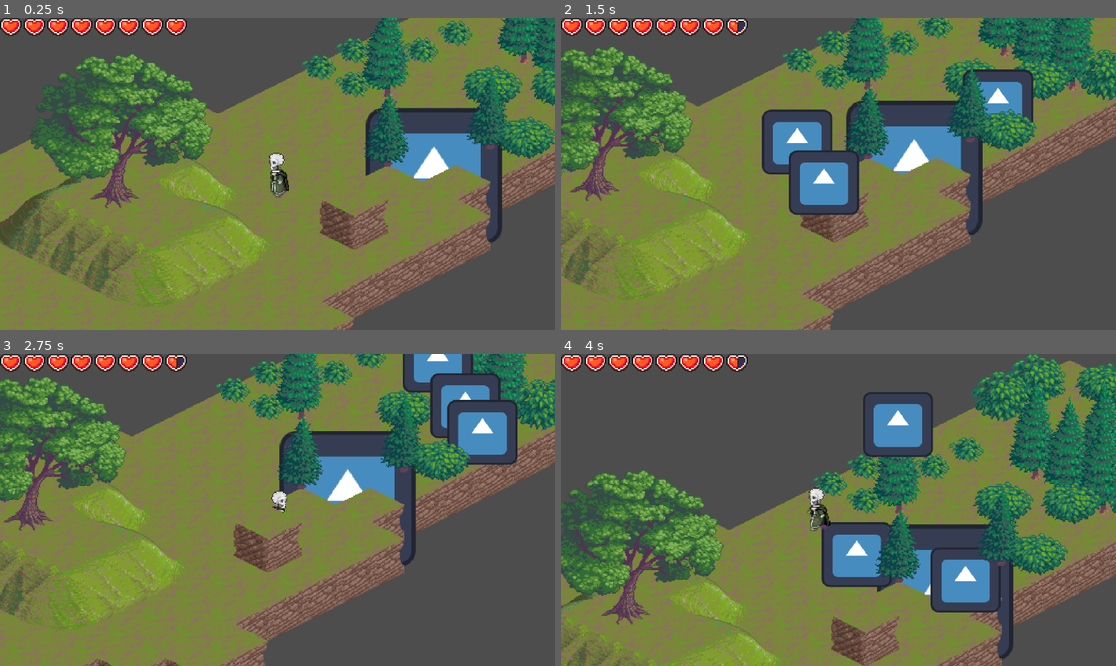
Above: before the commit, frames 1-4 (two rows, left to right).
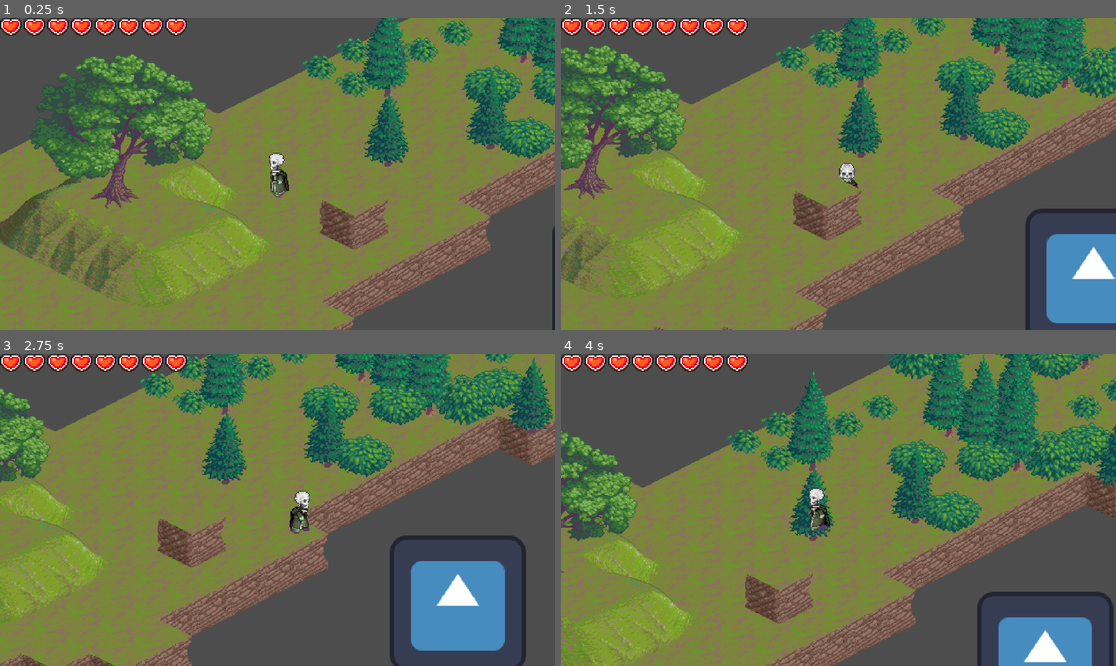
Above: after the commit, the same moments.

Repository: XMNNguyen/ECS179
Game: Godot game, scene res://Scenes/world.tscn
The game is run twice, just before and just after one commit, with the same random seed, the same clock (stepped at 60 frames per second) and the same inputs. The engine's default icon, where the game draws it, is replaced by a stand-in: a white triangle on a blue panel in a dark square.
Inputs:
- Up to frame 1 (0.25 s): no input
- Up to frame 2 (1.5 s): tap Enter at 0.5 s; hold D (right) 0.53-1.28 s; hold S (down) from 1.28 s (still down)
- Up to frame 3 (2.75 s): release S (down) at 2.03 s; hold D (right) from 2.03 s (still down)
- Up to frame 4 (4 s): release D (right) at 2.78 s; hold W (up) 2.78-3.53 s; hold A (left) from 3.53 s (still down)

The runs differ from the first frame. In frame 1, 4.1% of the frame differs, in the area x 65-100%, y 28-100%; in frame 2, 41%; in frame 3, 60%; in frame 4, 66%, in the area x 0-100%, y 0-100%.

Commit message:
made chicken animations

Diff:
--- /dev/null
+++ b/ecs179_project/Scenes/Enemies/chicken.tscn
@@ -0,0 +1,758 @@
+[gd_scene load_steps=48 format=3 uid="uid://ciu4wphr5ctmd"]
+
+[ext_resource type="Texture2D" uid="uid://cmjbt3c6m7amd" path="res://Assets/chicken.png" id="1_x0flm"]
+
+[sub_resource type="AtlasTexture" id="AtlasTexture_wt7bh"]
+atlas = ExtResource("1_x0flm")
+region = Rect2(0, 0, 32, 32)
+
+[sub_resource type="AtlasTexture" id="AtlasTexture_ep3k2"]
+atlas = ExtResource("1_x0flm")
+region = Rect2(32, 0, 32, 32)
+
+[sub_resource type="AtlasTexture" id="AtlasTexture_1uftc"]
+atlas = ExtResource("1_x0flm")
+region = Rect2(64, 0, 32, 32)
+
+[sub_resource type="AtlasTexture" id="AtlasTexture_6reqv"]
+atlas = ExtResource("1_x0flm")
+region = Rect2(0, 32, 32, 32)
+
+[sub_resource type="AtlasTexture" id="AtlasTexture_etneh"]
+atlas = ExtResource("1_x0flm")
+region = Rect2(32, 32, 32, 32)
+
+[sub_resource type="AtlasTexture" id="AtlasTexture_uix0v"]
+atlas = ExtResource("1_x0flm")
+region = Rect2(64, 32, 32, 32)
+
+[sub_resource type="AtlasTexture" id="AtlasTexture_x06x8"]
+atlas = ExtResource("1_x0flm")
+region = Rect2(0, 64, 32, 32)
+
+[sub_resource type="AtlasTexture" id="AtlasTexture_bjup6"]
+atlas = ExtResource("1_x0flm")
+region = Rect2(32, 64, 32, 32)
+
+[sub_resource type="AtlasTexture" id="AtlasTexture_raibw"]
+atlas = ExtResource("1_x0flm")
+region = Rect2(64, 64, 32, 32)
+
+[sub_resource type="AtlasTexture" id="AtlasTexture_a48sk"]
+atlas = ExtResource("1_x0flm")
+region = Rect2(0, 96, 32, 32)
+
+[sub_resource type="AtlasTexture" id="AtlasTexture_cxrtv"]
+atlas = ExtResource("1_x0flm")
+region = Rect2(32, 96, 32, 32)
+
+[sub_resource type="AtlasTexture" id="AtlasTexture_nlg83"]
+atlas = ExtResource("1_x0flm")
+region = Rect2(64, 96, 32, 32)
+
+[sub_resource type="AtlasTexture" id="AtlasTexture_ycq67"]
+atlas = ExtResource("1_x0flm")
+region = Rect2(32, 0, 32, 32)
+
+[sub_resource type="AtlasTexture" id="AtlasTexture_gmgdb"]
+atlas = ExtResource("1_x0flm")
+region = Rect2(32, 32, 32, 32)
+
+[sub_resource type="AtlasTexture" id="AtlasTexture_shoes"]
+atlas = ExtResource("1_x0flm")
+region = Rect2(32, 64, 32, 32)
+
+[sub_resource type="AtlasTexture" id="AtlasTexture_skm8q"]
+atlas = ExtResource("1_x0flm")
+region = Rect2(32, 96, 32, 32)
+
+[sub_resource type="AtlasTexture" id="AtlasTexture_5me8e"]
+atlas = ExtResource("1_x0flm")
+region = Rect2(0, 0, 32, 32)
+
+[sub_resource type="AtlasTexture" id="AtlasTexture_084kg"]
+atlas = ExtResource("1_x0flm")
+region = Rect2(32, 0, 32, 32)
+
+[sub_resource type="AtlasTexture" id="AtlasTexture_sosw7"]
+atlas = ExtResource("1_x0flm")
+region = Rect2(64, 0, 32, 32)
+
+[sub_resource type="AtlasTexture" id="AtlasTexture_xm6ve"]
+atlas = ExtResource("1_x0flm")
+region = Rect2(0, 32, 32, 32)
+
+[sub_resource type="AtlasTexture" id="AtlasTexture_irtlj"]
+atlas = ExtResource("1_x0flm")
+region = Rect2(32, 32, 32, 32)
+
+[sub_resource type="AtlasTexture" id="AtlasTexture_gut3d"]
+atlas = ExtResource("1_x0flm")
+region = Rect2(64, 32, 32, 32)
+
+[sub_resource type="AtlasTexture" id="AtlasTexture_dcavs"]
+atlas = ExtResource("1_x0flm")
+region = Rect2(0, 64, 32, 32)
+
+[sub_resource type="AtlasTexture" id="AtlasTexture_qas4f"]
+atlas = ExtResource("1_x0flm")
+region = Rect2(32, 64, 32, 32)
+
+[sub_resource type="AtlasTexture" id="AtlasTexture_53coc"]
+atlas = ExtResource("1_x0flm")
+region = Rect2(64, 64, 32, 32)
+
+[sub_resource type="AtlasTexture" id="AtlasTexture_53ncj"]
+atlas = ExtResource("1_x0flm")
+region = Rect2(0, 96, 32, 32)
+
+[sub_resource type="AtlasTexture" id="AtlasTexture_a12xl"]
+atlas = ExtResource("1_x0flm")
+region = Rect2(32, 96, 32, 32)
+
+[sub_resource type="AtlasTexture" id="AtlasTexture_f11e4"]
+atlas = ExtResource("1_x0flm")
+region = Rect2(64, 96, 32, 32)
+
+[sub_resource type="SpriteFrames" id="SpriteFrames_v8778"]
+animations = [{
+"frames": [{
+"duration": 1.0,
+"texture": SubResource("AtlasTexture_wt7bh")
+}, {
+"duration": 1.0,
+"texture": SubResource("AtlasTexture_ep3k2")
+}, {
+"duration": 1.0,
+"texture": SubResource("AtlasTexture_1uftc")
+}, {
+"duration": 1.0,
+"texture": SubResource("AtlasTexture_6reqv")
+}, {
+"duration": 1.0,
+"texture": SubResource("AtlasTexture_etneh")
+}, {
+"duration": 1.0,
+"texture": SubResource("AtlasTexture_uix0v")
+}, {
+"duration": 1.0,
+"texture": SubResource("AtlasTexture_x06x8")
+}, {
+"duration": 1.0,
+"texture": SubResource("AtlasTexture_bjup6")
+}, {
+"duration": 1.0,
+"texture": SubResource("AtlasTexture_raibw")
+}, {
+"duration": 1.0,
+"texture": SubResource("AtlasTexture_a48sk")
+}, {
+"duration": 1.0,
+"texture": SubResource("AtlasTexture_cxrtv")
+}, {
+"duration": 1.0,
+"texture": SubResource("AtlasTexture_nlg83")
+}],
+"loop": true,
+"name": &"attack",
+"speed": 5.0
+}, {
+"frames": [{
+"duration": 1.0,
+"texture": SubResource("AtlasTexture_ycq67")
+}, {
+"duration": 1.0,
+"texture": SubResource("AtlasTexture_gmgdb")
+}, {
+"duration": 1.0,
+"texture": SubResource("AtlasTexture_shoes")
+}, {
+"duration": 1.0,
+"texture": SubResource("AtlasTexture_skm8q")
+}],
+"loop": true,
+"name": &"idle",
+"speed": 5.0
+}, {
+"frames": [{
+"duration": 1.0,
+"texture": SubResource("AtlasTexture_5me8e")
+}, {
+"duration": 1.0,
+"texture": SubResource("AtlasTexture_084kg")
+}, {
+"duration": 1.0,
+"texture": SubResource("AtlasTexture_sosw7")
+}, {
+"duration": 1.0,
+"texture": SubResource("AtlasTexture_xm6ve")
+}, {
+"duration": 1.0,
+"texture": SubResource("AtlasTexture_irtlj")
+}, {
+"duration": 1.0,
+"texture": SubResource("AtlasTexture_gut3d")
+}, {
+"duration": 1.0,
+"texture": SubResource("AtlasTexture_dcavs")
+}, {
+"duration": 1.0,
+"texture": SubResource("AtlasTexture_qas4f")
+}, {
+"duration": 1.0,
+"texture": SubResource("AtlasTexture_53coc")
+}, {
+"duration": 1.0,
+"texture": SubResource("AtlasTexture_53ncj")
+}, {
+"duration": 1.0,
+"texture": SubResource("AtlasTexture_a12xl")
+}, {
+"duration": 1.0,
+"texture": SubResource("AtlasTexture_f11e4")
+}],
+"loop": true,
+"name": &"move",
+"speed": 5.0
+}]
+
+[sub_resource type="Animation" id="Animation_6gmrj"]
+resource_name = "move_up"
+loop_mode = 1
+tracks/0/type = "value"
+tracks/0/imported = false
+tracks/0/enabled = true
+tracks/0/path = NodePath("AnimatedSprite2D:animation")
+tracks/0/interp = 1
+tracks/0/loop_wrap = true
+tracks/0/keys = {
+"times": PackedFloat32Array(0),
+"transitions": PackedFloat32Array(1),
+"update": 1,
+"values": [&"move"]
+}
+tracks/1/type = "value"
+tracks/1/imported = false
+tracks/1/enabled = true
+tracks/1/path = NodePath("AnimatedSprite2D:frame")
+tracks/1/interp = 1
+tracks/1/loop_wrap = true
+tracks/1/keys = {
+"times": PackedFloat32Array(0, 0.266667, 0.533333, 0.8),
+"transitions": PackedFloat32Array(1, 1, 1, 1),
+"update": 1,
+"values": [0, 1, 2, 1]
+}
+
+[sub_resource type="Animation" id="Animation_ptvrh"]
+length = 0.001
+tracks/0/type = "value"
+tracks/0/imported = false
+tracks/0/enabled = true
+tracks/0/path = NodePath("AnimatedSprite2D:animation")
+tracks/0/interp = 1
+tracks/0/loop_wrap = true
+tracks/0/keys = {
+"times": PackedFloat32Array(0),
+"transitions": PackedFloat32Array(1),
+"update": 1,
+"values": [&"idle"]
+}
+tracks/1/type = "value"
+tracks/1/imported = false
+tracks/1/enabled = true
+tracks/1/path = NodePath("AnimatedSprite2D:frame")
+tracks/1/interp = 1
+tracks/1/loop_wrap = true
+tracks/1/keys = {
+"times": PackedFloat32Array(0),
+"transitions": PackedFloat32Array(1),
+"update": 1,
+"values": [0]
+}
+tracks/2/type = "value"
+tracks/2/imported = false
+tracks/2/enabled = true
+tracks/2/path = NodePath("Hitbox/CollisionShape2D:disabled")
+tracks/2/interp = 1
+tracks/2/loop_wrap = true
+tracks/2/keys = {
+"times": PackedFloat32Array(0),
+"transitions": PackedFloat32Array(1),
+"update": 1,
+"values": [true]
+}
+tracks/3/type = "value"
+tracks/3/imported = false
+tracks/3/enabled = true
+tracks/3/path = NodePath("Hitbox/CollisionShape2D:position")
+tracks/3/interp = 1
+tracks/3/loop_wrap = true
+tracks/3/keys = {
+"times": PackedFloat32Array(0),
+"transitions": PackedFloat32Array(1),
+"update": 0,
+"values": [Vector2(16, -3)]
+}
+
+[sub_resource type="Animation" id="Animation_ccal7"]
+resource_name = "move_down"
+loop_mode = 1
+tracks/0/type = "value"
+tracks/0/imported = false
+tracks/0/enabled = true
+tracks/0/path = NodePath("AnimatedSprite2D:animation")
+tracks/0/interp = 1
+tracks/0/loop_wrap = true
+tracks/0/keys = {
+"times": PackedFloat32Array(0),
+"transitions": PackedFloat32Array(1),
+"update": 1,
+"values": [&"move"]
+}
+tracks/1/type = "value"
+tracks/1/imported = false
+tracks/1/enabled = true
+tracks/1/path = NodePath("AnimatedSprite2D:frame")
+tracks/1/interp = 1
+tracks/1/loop_wrap = true
+tracks/1/keys = {
+"times": PackedFloat32Array(0, 0.266667, 0.533333, 0.8),
+"transitions": PackedFloat32Array(1, 1, 1, 1),
+"update": 1,
+"values": [6, 7, 8, 7]
+}
+
+[sub_resource type="Animation" id="Animation_lrvjq"]
+resource_name = "move_right"
+loop_mode = 1
+tracks/0/type = "value"
+tracks/0/imported = false
+tracks/0/enabled = true
+tracks/0/path = NodePath("AnimatedSprite2D:animation")
+tracks/0/interp = 1
+tracks/0/loop_wrap = true
+tracks/0/keys = {
+"times": PackedFloat32Array(0),
+"transitions": PackedFloat32Array(1),
+"update": 1,
+"values": [&"move"]
+}
+tracks/1/type = "value"
+tracks/1/imported = false
+tracks/1/enabled = true
+tracks/1/path = NodePath("AnimatedSprite2D:frame")
+tracks/1/interp = 1
+tracks/1/loop_wrap = true
+tracks/1/keys = {
+"times": PackedFloat32Array(0, 0.266667, 0.533333, 0.8),
+"transitions": PackedFloat32Array(1, 1, 1, 1),
+"update": 1,
+"values": [3, 4, 5, 4]
+}
+
+[sub_resource type="Animation" id="Animation_jtytr"]
+resource_name = "move_left"
+loop_mode = 1
+tracks/0/type = "value"
+tracks/0/imported = false
+tracks/0/enabled = true
+tracks/0/path = NodePath("AnimatedSprite2D:animation")
+tracks/0/interp = 1
+tracks/0/loop_wrap = true
+tracks/0/keys = {
+"times": PackedFloat32Array(0),
+"transitions": PackedFloat32Array(1),
+"update": 1,
+"values": [&"move"]
+}
+tracks/1/type = "value"
+tracks/1/imported = false
+tracks/1/enabled = true
+tracks/1/path = NodePath("AnimatedSprite2D:frame")
+tracks/1/interp = 1
+tracks/1/loop_wrap = true
+tracks/1/keys = {
+"times": PackedFloat32Array(0, 0.266667, 0.533333, 0.8),
+"transitions": PackedFloat32Array(1, 1, 1, 1),
+"update": 1,
+"values": [9, 10, 11, 10]
+}
+
+[sub_resource type="Animation" id="Animation_2upa0"]
+resource_name = "idle_up"
+length = 0.2
+tracks/0/type = "value"
+tracks/0/imported = false
+tracks/0/enabled = true
+tracks/0/path = NodePath("AnimatedSprite2D:animation")
+tracks/0/interp = 1
+tracks/0/loop_wrap = true
+tracks/0/keys = {
+"times": PackedFloat32Array(0),
+"transitions": PackedFloat32Array(1),
+"update": 1,
+"values": [&"idle"]
+}
+tracks/1/type = "value"
+tracks/1/imported = false
+tracks/1/enabled = true
+tracks/1/path = NodePath("AnimatedSprite2D:frame")
+tracks/1/interp = 1
+tracks/1/loop_wrap = true
+tracks/1/keys = {
+"times": PackedFloat32Array(0),
+"transitions": PackedFloat32Array(1),
+"update": 1,
+"values": [0]
+}
+
+[sub_resource type="Animation" id="Animation_pewjh"]
+resource_name = "idle_right"
+length = 0.2
+tracks/0/type = "value"
+tracks/0/imported = false
+tracks/0/enabled = true
+tracks/0/path = NodePath("AnimatedSprite2D:animation")
+tracks/0/interp = 1
+tracks/0/loop_wrap = true
+tracks/0/keys = {
+"times": PackedFloat32Array(0),
+"transitions": PackedFloat32Array(1),
+"update": 1,
+"values": [&"idle"]
+}
+tracks/1/type = "value"
+tracks/1/imported = false
+tracks/1/enabled = true
+tracks/1/path = NodePath("AnimatedSprite2D:frame")
+tracks/1/interp = 1
+tracks/1/loop_wrap = true
+tracks/1/keys = {
+"times": PackedFloat32Array(0),
+"transitions": PackedFloat32Array(1),
+"update": 1,
+"values": [1]
+}
+
+[sub_resource type="Animation" id="Animation_d3jf0"]
+resource_name = "idle_down"
+length = 0.2
+tracks/0/type = "value"
+tracks/0/imported = false
+tracks/0/enabled = true
+tracks/0/path = NodePath("AnimatedSprite2D:animation")
+tracks/0/interp = 1
+tracks/0/loop_wrap = true
+tracks/0/keys = {
+"times": PackedFloat32Array(0),
+"transitions": PackedFloat32Array(1),
+"update": 1,
+"values": [&"idle"]
+}
+tracks/1/type = "value"
+tracks/1/imported = false
+tracks/1/enabled = true
+tracks/1/path = NodePath("AnimatedSprite2D:frame")
+tracks/1/interp = 1
+tracks/1/loop_wrap = true
+tracks/1/keys = {
+"times": PackedFloat32Array(0),
+"transitions": PackedFloat32Array(1),
+"update": 1,
+"values": [2]
+}
+
+[sub_resource type="Animation" id="Animation_f05cy"]
+resource_name = "idle_left"
+length = 0.2
+tracks/0/type = "value"
+tracks/0/imported = false
+tracks/0/enabled = true
+tracks/0/path = NodePath("AnimatedSprite2D:animation")
+tracks/0/interp = 1
+tracks/0/loop_wrap = true
+tracks/0/keys = {
+"times": PackedFloat32Array(0),
+"transitions": PackedFloat32Array(1),
+"update": 1,
+"values": [&"idle"]
+}
+tracks/1/type = "value"
+tracks/1/imported = false
+tracks/1/enabled = true
+tracks/1/path = NodePath("AnimatedSprite2D:frame")
+tracks/1/interp = 1
+tracks/1/loop_wrap = true
+tracks/1/keys = {
+"times": PackedFloat32Array(0),
+"transitions": PackedFloat32Array(1),
+"update": 1,
+"values": [3]
+}
+
+[sub_resource type="Animation" id="Animation_et3pb"]
+resource_name = "peck_up"
+length = 1.4
+tracks/0/type = "value"
+tracks/0/imported = false
+tracks/0/enabled = true
+tracks/0/path = NodePath("AnimatedSprite2D:animation")
+tracks/0/interp = 1
+tracks/0/loop_wrap = true
+tracks/0/keys = {
+"times": PackedFloat32Array(0),
+"transitions": PackedFloat32Array(1),
+"update": 1,
+"values": [&"attack"]
+}
+tracks/1/type = "value"
+tracks/1/imported = false
+tracks/1/enabled = true
+tracks/1/path = NodePath("AnimatedSprite2D:frame")
+tracks/1/interp = 1
+tracks/1/loop_wrap = true
+tracks/1/keys = {
+"times": PackedFloat32Array(0, 0.566667, 0.633333, 0.7, 0.766667, 0.833333, 0.9, 1, 1.1, 1.2),
+"transitions": PackedFloat32Array(1, 1, 1, 1, 1, 1, 1, 1, 1, 1),
+"update": 1,
+"values": [0, 2, 0, 2, 0, 2, 0, 2, 0, 2]
+}
+tracks/2/type = "value"
+tracks/2/imported = false
+tracks/2/enabled = true
+tracks/2/path = NodePath("Hitbox/CollisionShape2D:position")
+tracks/2/interp = 1
+tracks/2/loop_wrap = true
+tracks/2/keys = {
+"times": PackedFloat32Array(0),
+"transitions": PackedFloat32Array(1),
+"update": 0,
+"values": [Vector2(0, -12)]
+}
+tracks/3/type = "value"
+tracks/3/imported = false
+tracks/3/enabled = true
+tracks/3/path = NodePath("Hitbox/CollisionShape2D:disabled")
+tracks/3/interp = 1
+tracks/3/loop_wrap = true
+tracks/3/keys = {
+"times": PackedFloat32Array(0.566667, 1.4),
+"transitions": PackedFloat32Array(1, 1),
+"update": 1,
+"values": [false, true]
+}
+
+[sub_resource type="Animation" id="Animation_xkrg6"]
+resource_name = "peck_right"
+length = 1.4
+tracks/0/type = "value"
+tracks/0/imported = false
+tracks/0/enabled = true
+tracks/0/path = NodePath("AnimatedSprite2D:animation")
+tracks/0/interp = 1
+tracks/0/loop_wrap = true
+tracks/0/keys = {
+"times": PackedFloat32Array(0),
+"transitions": PackedFloat32Array(1),
+"update": 1,
+"values": [&"attack"]
+}
+tracks/1/type = "value"
+tracks/1/imported = false
+tracks/1/enabled = true
+tracks/1/path = NodePath("AnimatedSprite2D:frame")
+tracks/1/interp = 1
+tracks/1/loop_wrap = true
+tracks/1/keys = {
+"times": PackedFloat32Array(0, 0.566667, 0.633333, 0.7, 0.766667, 0.833333, 0.9, 1, 1.1, 1.2, 1.3),
+"transitions": PackedFloat32Array(1, 1, 1, 1, 1, 1, 1, 1, 1, 1, 1),
+"update": 1,
+"values": [3, 5, 3, 5, 3, 5, 3, 5, 3, 5, 3]
+}
+tracks/2/type = "value"
+tracks/2/imported = false
+tracks/2/enabled = true
+tracks/2/path = NodePath("Hitbox/CollisionShape2D:disabled")
+tracks/2/interp = 1
+tracks/2/loop_wrap = true
+tracks/2/keys = {
+"times": PackedFloat32Array(0.6, 1.4),
+"transitions": PackedFloat32Array(1, 1),
+"update": 1,
+"values": [false, true]
+}
+tracks/3/type = "value"
+tracks/3/imported = false
+tracks/3/enabled = true
+tracks/3/path = NodePath("Hitbox/CollisionShape2D:position")
+tracks/3/interp = 1
+tracks/3/loop_wrap = true
+tracks/3/keys = {
+"times": PackedFloat32Array(0),
+"transitions": PackedFloat32Array(1),
+"update": 0,
+"values": [Vector2(13, -2)]
+}
+
+[sub_resource type="Animation" id="Animation_0mv6r"]
+resource_name = "peck_left"
+length = 1.4
+tracks/0/type = "value"
+tracks/0/imported = false
+tracks/0/enabled = true
+tracks/0/path = NodePath("AnimatedSprite2D:animation")
+tracks/0/interp = 1
+tracks/0/loop_wrap = true
+tracks/0/keys = {
+"times": PackedFloat32Array(0),
+"transitions": PackedFloat32Array(1),
+"update": 1,
+"values": [&"attack"]
+}
+tracks/1/type = "value"
+tracks/1/imported = false
+tracks/1/enabled = true
+tracks/1/path = NodePath("AnimatedSprite2D:frame")
+tracks/1/interp = 1
+tracks/1/loop_wrap = true
+tracks/1/keys = {
+"times": PackedFloat32Array(0, 0.566667, 0.633333, 0.7, 0.766667, 0.833333, 0.9, 1, 1.1, 1.23333, 1.33333),
+"transitions": PackedFloat32Array(1, 1, 1, 1, 1, 1, 1, 1, 1, 1, 1),
+"update": 1,
+"values": [9, 11, 9, 11, 9, 11, 9, 11, 9, 11, 9]
+}
+tracks/2/type = "value"
+tracks/2/imported = false
+tracks/2/enabled = true
+tracks/2/path = NodePath("Hitbox/CollisionShape2D:disabled")
+tracks/2/interp = 1
+tracks/2/loop_wrap = true
+tracks/2/keys = {
+"times": PackedFloat32Array(0.6, 1.4),
+"transitions": PackedFloat32Array(1, 1),
+"update": 1,
+"values": [false, true]
+}
+tracks/3/type = "value"
+tracks/3/imported = false
+tracks/3/enabled = true
+tracks/3/path = NodePath("Hitbox/CollisionShape2D:position")
+tracks/3/interp = 1
+tracks/3/loop_wrap = true
+tracks/3/keys = {
+"times": PackedFloat32Array(0),
+"transitions": PackedFloat32Array(1),
+"update": 0,
+"values": [Vector2(-13, -2)]
+}
+
+[sub_resource type="Animation" id="Animation_0ls75"]
+resource_name = "peck_down"
+length = 1.4
+tracks/0/type = "value"
+tracks/0/imported = false
+tracks/0/enabled = true
+tracks/0/path = NodePath("AnimatedSprite2D:animation")
+tracks/0/interp = 1
+tracks/0/loop_wrap = true
+tracks/0/keys = {
+"times": PackedFloat32Array(0),
+"transitions": PackedFloat32Array(1),
+"update": 1,
+"values": [&"attack"]
+}
+tracks/1/type = "value"
+tracks/1/imported = false
+tracks/1/enabled = true
+tracks/1/path = NodePath("AnimatedSprite2D:frame")
+tracks/1/interp = 1
+tracks/1/loop_wrap = true
+tracks/1/keys = {
+"times": PackedFloat32Array(0, 0.566667, 0.633333, 0.7, 0.8, 0.9, 1, 1.1, 1.2, 1.3),
+"transitions": PackedFloat32Array(1, 1, 1, 1, 1, 1, 1, 1, 1, 1),
+"update": 1,
+"values": [6, 8, 6, 8, 6, 8, 6, 8, 6, 8]
+}
+tracks/2/type = "value"
+tracks/2/imported = false
+tracks/2/enabled = true
+tracks/2/path = NodePath("Hitbox/CollisionShape2D:disabled")
+tracks/2/interp = 1
+tracks/2/loop_wrap = true
+tracks/2/keys = {
+"times": PackedFloat32Array(0.566667, 1.4),
+"transitions": PackedFloat32Array(1, 1),
+"update": 1,
+"values": [false, true]
+}
+tracks/3/type = "value"
+tracks/3/imported = false
+tracks/3/enabled = true
+tracks/3/path = NodePath("Hitbox/CollisionShape2D:position")
+tracks/3/interp = 1
+tracks/3/loop_wrap = true
+tracks/3/keys = {
+"times": PackedFloat32Array(0),
+"transitions": PackedFloat32Array(1),
+"update": 0,
+"values": [Vector2(0, 13)]
+}
+
+[sub_resource type="AnimationLibrary" id="AnimationLibrary_2bbj6"]
+_data = {
+"RESET": SubResource("Animation_ptvrh"),
+"idle_down": SubResource("Animation_d3jf0"),
+"idle_left": SubResource("Animation_f05cy"),
+"idle_right": SubResource("Animation_pewjh"),
+"idle_up": SubResource("Animation_2upa0"),
+"move_down": SubResource("Animation_ccal7"),
+"move_left": SubResource("Animation_jtytr"),
+"move_right": SubResource("Animation_lrvjq"),
+"move_up": SubResource("Animation_6gmrj"),
+"peck_down": SubResource("Animation_0ls75"),
+"peck_left": SubResource("Animation_0mv6r"),
+"peck_right": SubResource("Animation_xkrg6"),
+"peck_up": SubResource("Animation_et3pb")
+}
+
+[sub_resource type="CircleShape2D" id="CircleShape2D_ig6tq"]
+radius = 8.06226
+
+[sub_resource type="CapsuleShape2D" id="CapsuleShape2D_02dpp"]
+
+[sub_resource type="CapsuleShape2D" id="CapsuleShape2D_exb4b"]
+radius = 3.0
+height = 16.0
+
+[node name="Chicken" type="CharacterBody2D"]
+
+[node name="AnimatedSprite2D" type="AnimatedSprite2D" parent="."]
+sprite_frames = SubResource("SpriteFrames_v8778")
+animation = &"idle"
+
+[node name="AnimationPlayer" type="AnimationPlayer" parent="."]
+libraries = {
+"": SubResource("AnimationLibrary_2bbj6")
+}
+
+[node name="AnimationTree" type="AnimationTree" parent="."]
+
+[node name="Hitbox" type="Area2D" parent="."]
+
+[node name="CollisionShape2D" type="CollisionShape2D" parent="Hitbox"]
+position = Vector2(16, -3)
+shape = SubResource("CircleShape2D_ig6tq")
+disabled = true
+
+[node name="Hurtbox" type="Area2D" parent="."]
+
+[node name="CollisionShape2D" type="CollisionShape2D" parent="Hurtbox"]
+position = Vector2(0, 3)
+rotation = 1.5708
+shape = SubResource("CapsuleShape2D_02dpp")
+
+[node name="CollisionShape2D" type="CollisionShape2D" parent="."]
+position = Vector2(1, 12)
+rotation = 1.5708
+shape = SubResource("CapsuleShape2D_exb4b")
--- a/ecs179_project/Scenes/world.tscn
+++ b/ecs179_project/Scenes/world.tscn
@@ -1568,7 +1568,7 @@
 script = ExtResource("1_5dhhd")
 
 [node name="Test_enemy" parent="." instance=ExtResource("7_va1s3")]
-position = Vector2(363, -5)
+position = Vector2(538, 98)
 
 [node name="TileMap" type="TileMap" parent="."]
 unique_name_in_owner = true
--- /dev/null
+++ b/ecs179_project/Scripts/Enemies/chicken.gd
@@ -0,0 +1,12 @@
+class_name Chicken
+extends Enemy
+
+
+# Called when the node enters the scene tree for the first time.
+func _ready() -> void:
+	pass # Replace with function body.
+
+
+# Called every frame. 'delta' is the elapsed time since the previous frame.
+func _process(delta: float) -> void:
+	pass
--- a/ecs179_project/Scripts/Enemies/enemy.gd
+++ b/ecs179_project/Scripts/Enemies/enemy.gd
@@ -3,7 +3,7 @@
 
 # STATS
 var level: float = 1
-var max_health: float = 100
+var max_health: float = 10
 var defense: float = 10
 var base_damage: float = 10
 var base_speed: float = 10
Binary file added: ecs179_project/Assets/chicken.png
Not shown, added: ecs179_project/Assets/chicken.png.import
